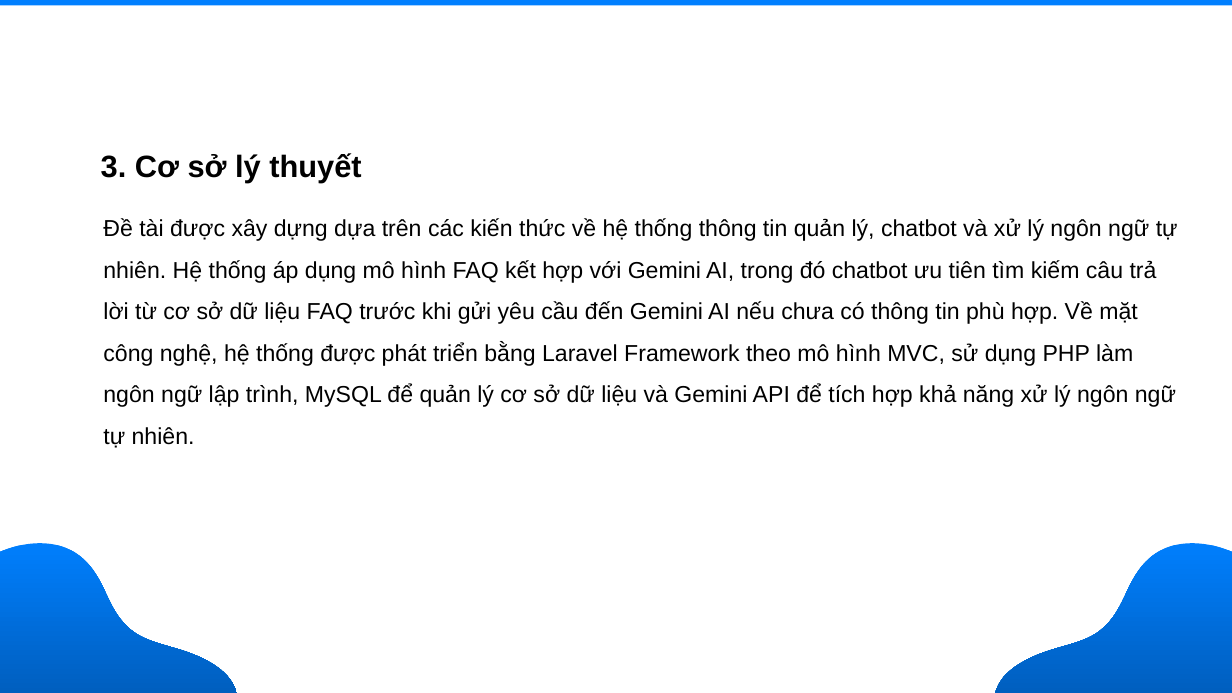
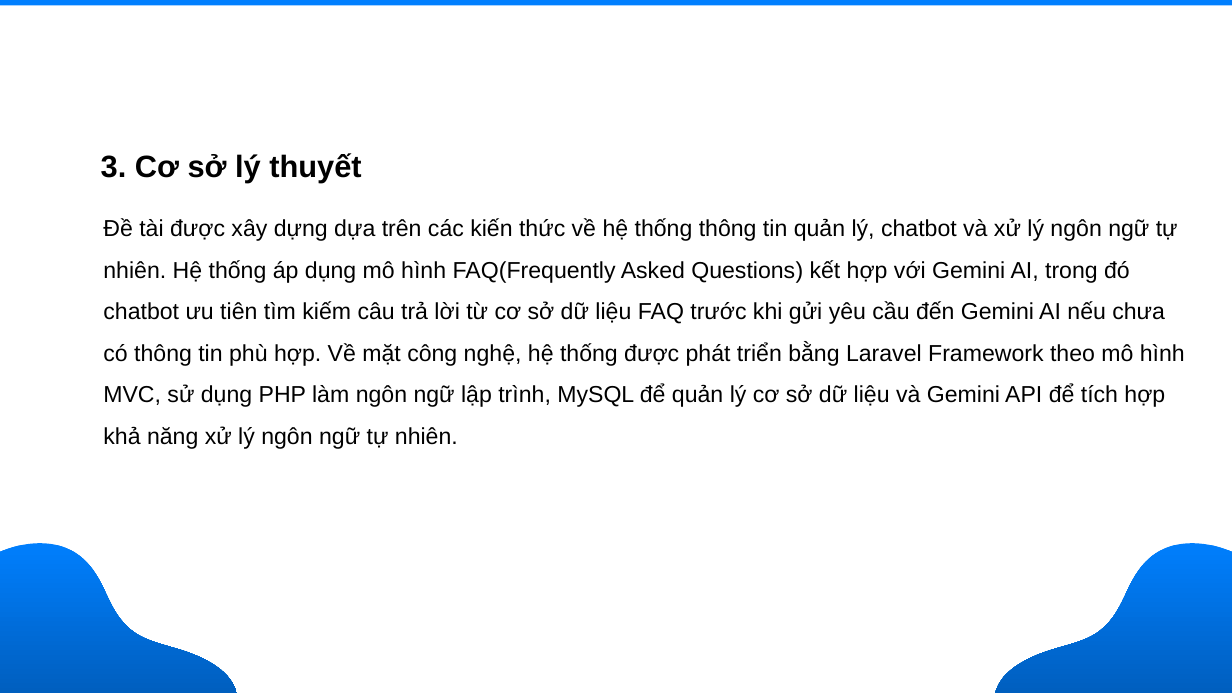
Before and after one commit to nguyendothanhloc/nguyendothanhloc-tn-da22ttd-110122105-nguyendothanhloc-xaydunghethongcotichhoptrolyaochottnn, a slide deck: slide 8 of docs/Slile.pptx. Drawn at 1232x693 pixels with LibreOffice and Linux fonts; fonts in the diff are those of the drawing; background and template pictures are left out. Boxes give left, top, right and bottom in pixels: in the first picture for what was removed or moved away, otherwise in the second. Text is boxed around its words. In the diff, an @@ line names an element or a change of style, - is before the commit and + after.

```diff
--- a/docs/Slile.pptx
+++ b/docs/Slile.pptx
@@ text at (x1=103, y1=218, x2=1185, y2=449): text changed @@
-Đề tài được xây dựng dựa trên các kiến thức về hệ thống thông tin quản lý, chatbot và xử lý ngôn ngữ tự nhiên. Hệ thống áp dụng mô hình FAQ kết hợp với Gemini AI, trong đó chatbot ưu tiên tìm kiếm câu trả lời từ cơ sở dữ liệu FAQ trước khi gửi yêu cầu đến Gemini AI nếu chưa có thông tin phù hợp. Về mặt công nghệ, hệ thống được phát triển bằng Laravel Framework theo mô hình MVC, sử dụng PHP làm ngôn ngữ lập trình, MySQL để quản lý cơ sở dữ liệu và Gemini API để tích hợp khả năng xử lý ngôn ngữ tự nhiên.
+Đề tài được xây dựng dựa trên các kiến thức về hệ thống thông tin quản lý, chatbot và xử lý ngôn ngữ tự nhiên. Hệ thống áp dụng mô hình FAQ(Frequently Asked Questions) kết hợp với Gemini AI, trong đó chatbot ưu tiên tìm kiếm câu trả lời từ cơ sở dữ liệu FAQ trước khi gửi yêu cầu đến Gemini AI nếu chưa có thông tin phù hợp. Về mặt công nghệ, hệ thống được phát triển bằng Laravel Framework theo mô hình MVC, sử dụng PHP làm ngôn ngữ lập trình, MySQL để quản lý cơ sở dữ liệu và Gemini API để tích hợp khả năng xử lý ngôn ngữ tự nhiên.
```
Also in this commit, not shown: 12 other slides changed, 5 slides added, 45 other files.
